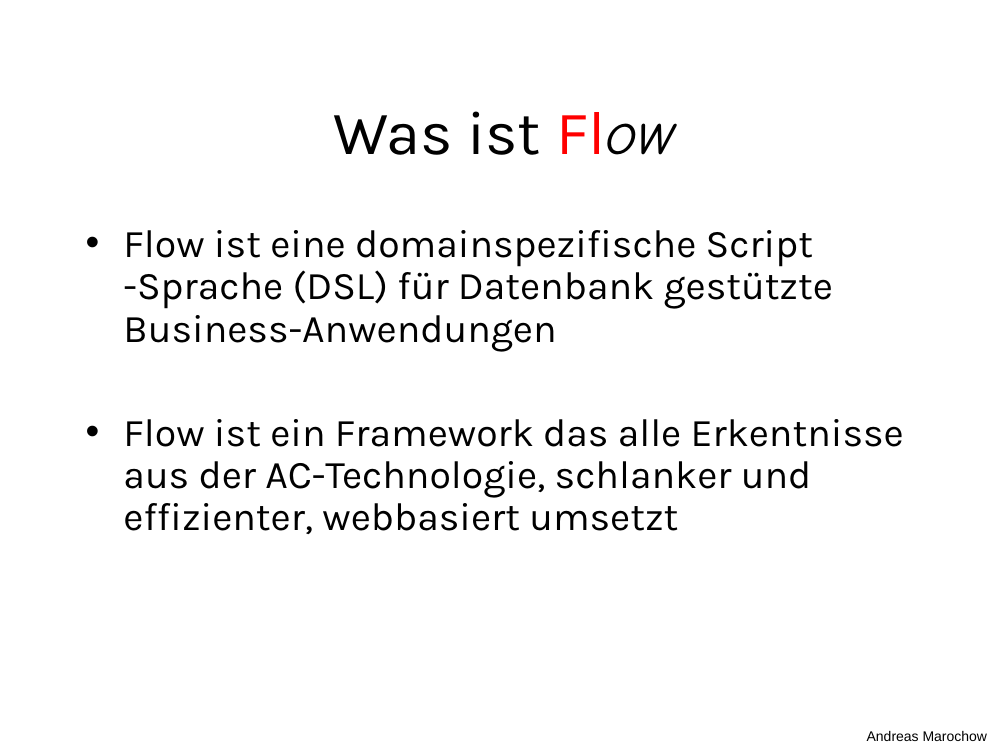
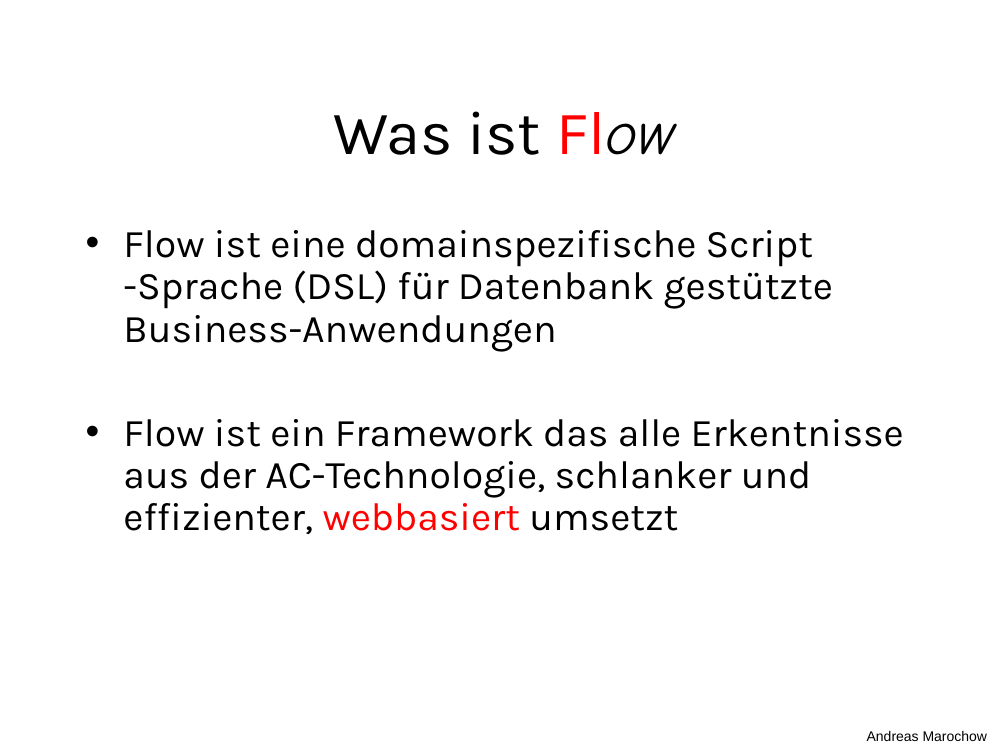
Before and after one commit to freezzer/flow, a slide deck: slide 3 of docs/Flow.ppt. Drawn at 1008x756 pixels with LibreOffice and Linux fonts; fonts in the diff are those of the drawing. Boxes give left, top, right and bottom in pixels: in the first picture for what was removed or moved away, otherwise in the second. Text is boxed around its words. In the diff, an @@ line names an element or a change of style, - is before the commit and + after.

```diff
--- a/docs/Flow.ppt
+++ b/docs/Flow.ppt
@@ text at (123,419,904,534): text colour #000000 to #FF0000 in "webbasiert" @@
```
Also in this commit, not shown: 4 other slides changed, 4 other files.
